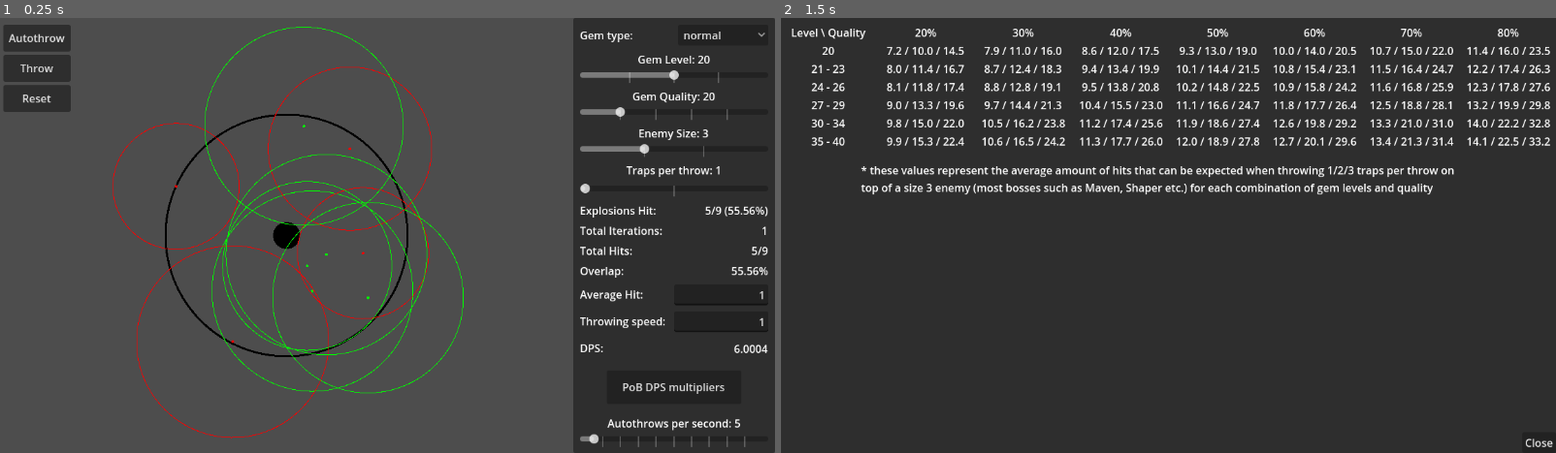
Above: before the commit, frames 1-2 (left to right).
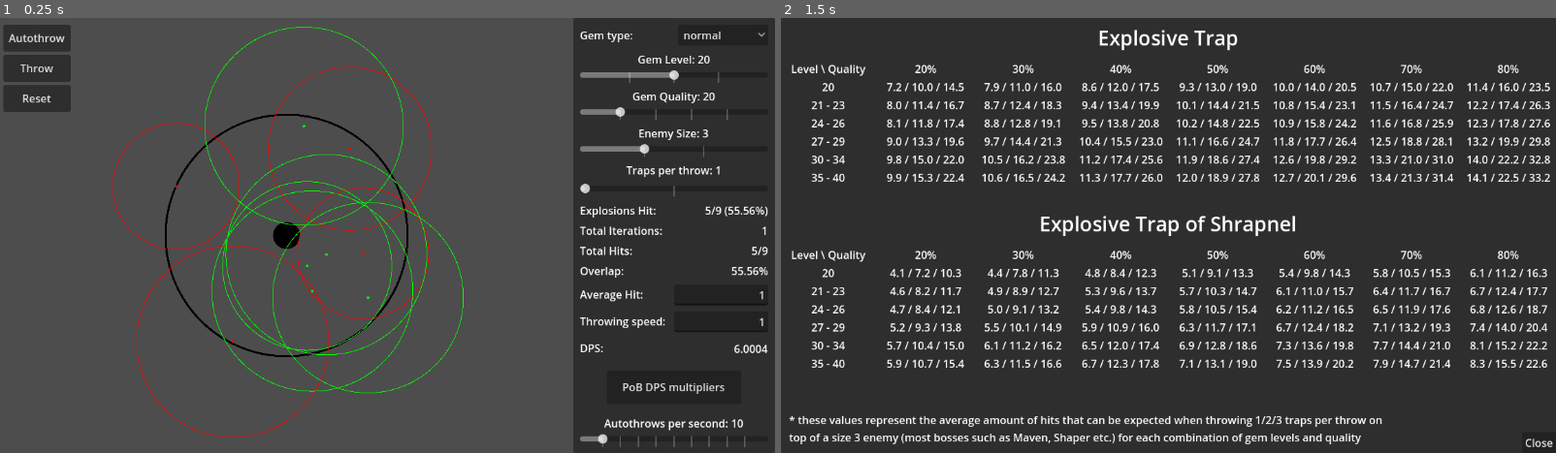
Above: after the commit, the same moments.

Repository: StillProphet/Explosive-Trap-Simulator
Game: Godot game, scene res://simulation.tscn
The game is run twice, just before and just after one commit, with the same random seed, the same clock (stepped at 60 frames per second) and the same inputs.
Inputs:
- Up to frame 1 (0.25 s): no input
- Up to frame 2 (1.5 s): click "PoB DPS multipliers" at 0.5 s

The runs differ from the first frame. In frame 1, 0.3% of the frame differs, in the area x 75-96%, y 92-98%; in frame 2, 13%, in the area x 1-100%, y 2-98%.

Commit message:
Update simulation.tscn

Diff:
--- a/simulation.tscn
+++ b/simulation.tscn
@@ -98,6 +98,7 @@
 offset_top = 130.0
 offset_right = 290.0
 offset_bottom = 150.0
+step = 10.0
 value = 20.0
 tick_count = 6
 
@@ -271,7 +272,7 @@
 offset_top = 592.0
 offset_right = 290.0
 offset_bottom = 617.0
-text = "Autothrows per second: 5"
+text = "Autothrows per second: 10"
 horizontal_alignment = 1
 
 [node name="Autothrow2" type="HSlider" parent="Stats"]
@@ -280,7 +281,7 @@
 offset_top = 617.0
 offset_right = 290.0
 offset_bottom = 637.0
-value = 5.0
+value = 10.0
 tick_count = 11
 
 [node name="Statistics" type="Button" parent="Stats"]
@@ -297,6 +298,18 @@
 offset_right = 1152.0
 offset_bottom = 648.0
 theme_override_styles/panel = SubResource("StyleBoxFlat_ngu7l")
+
+[node name="Header" type="Label" parent="Statistics"]
+layout_mode = 1
+anchors_preset = 10
+anchor_right = 1.0
+offset_top = 5.0
+offset_bottom = 53.0
+grow_horizontal = 2
+theme_override_font_sizes/font_size = 30
+text = "Explosive Trap"
+horizontal_alignment = 1
+vertical_alignment = 1
 
 [node name="CloseStatistics" type="Button" parent="Statistics"]
 layout_mode = 1
@@ -316,8 +329,8 @@
 anchors_preset = 15
 anchor_right = 1.0
 anchor_bottom = 1.0
-offset_top = 10.0
-offset_bottom = -40.0
+offset_top = 64.0
+offset_bottom = -391.0
 grow_horizontal = 2
 grow_vertical = 2
 columns = 8
@@ -658,12 +671,371 @@
 text = "14.1 / 22.5 / 33.2"
 horizontal_alignment = 1
 
+[node name="Header2" type="Label" parent="Statistics"]
+layout_mode = 1
+anchors_preset = 10
+anchor_right = 1.0
+offset_top = 282.0
+offset_bottom = 330.0
+grow_horizontal = 2
+theme_override_font_sizes/font_size = 30
+text = "Explosive Trap of Shrapnel"
+horizontal_alignment = 1
+vertical_alignment = 1
+
+[node name="GridContainer2" type="GridContainer" parent="Statistics"]
+layout_mode = 1
+anchors_preset = 15
+anchor_right = 1.0
+anchor_bottom = 1.0
+offset_top = 341.0
+offset_bottom = -114.0
+grow_horizontal = 2
+grow_vertical = 2
+columns = 8
+
+[node name="Label" type="Label" parent="Statistics/GridContainer2"]
+layout_mode = 2
+size_flags_horizontal = 3
+text = "Level \\ Quality"
+horizontal_alignment = 1
+
+[node name="Label3" type="Label" parent="Statistics/GridContainer2"]
+layout_mode = 2
+size_flags_horizontal = 3
+text = "20%"
+horizontal_alignment = 1
+
+[node name="Label4" type="Label" parent="Statistics/GridContainer2"]
+layout_mode = 2
+size_flags_horizontal = 3
+text = "30%"
+horizontal_alignment = 1
+
+[node name="Label5" type="Label" parent="Statistics/GridContainer2"]
+layout_mode = 2
+size_flags_horizontal = 3
+text = "40%"
+horizontal_alignment = 1
+
+[node name="Label6" type="Label" parent="Statistics/GridContainer2"]
+layout_mode = 2
+size_flags_horizontal = 3
+text = "50%"
+horizontal_alignment = 1
+
+[node name="Label7" type="Label" parent="Statistics/GridContainer2"]
+layout_mode = 2
+size_flags_horizontal = 3
+text = "60%"
+horizontal_alignment = 1
+
+[node name="Label8" type="Label" parent="Statistics/GridContainer2"]
+layout_mode = 2
+size_flags_horizontal = 3
+text = "70%"
+horizontal_alignment = 1
+
+[node name="Label10" type="Label" parent="Statistics/GridContainer2"]
+layout_mode = 2
+size_flags_horizontal = 3
+text = "80%"
+horizontal_alignment = 1
+
+[node name="Label9" type="Label" parent="Statistics/GridContainer2"]
+layout_mode = 2
+size_flags_horizontal = 3
+text = "20"
+horizontal_alignment = 1
+
+[node name="Label12" type="Label" parent="Statistics/GridContainer2"]
+layout_mode = 2
+size_flags_horizontal = 3
+text = "4.1 / 7.2 / 10.3"
+horizontal_alignment = 1
+
+[node name="Label13" type="Label" parent="Statistics/GridContainer2"]
+layout_mode = 2
+size_flags_horizontal = 3
+text = "4.4 / 7.8 / 11.3"
+horizontal_alignment = 1
+
+[node name="Label14" type="Label" parent="Statistics/GridContainer2"]
+layout_mode = 2
+size_flags_horizontal = 3
+text = "4.8 / 8.4 / 12.3"
+horizontal_alignment = 1
+
+[node name="Label15" type="Label" parent="Statistics/GridContainer2"]
+layout_mode = 2
+size_flags_horizontal = 3
+text = "5.1 / 9.1 / 13.3"
+horizontal_alignment = 1
+
+[node name="Label16" type="Label" parent="Statistics/GridContainer2"]
+layout_mode = 2
+size_flags_horizontal = 3
+text = "5.4 / 9.8 / 14.3"
+horizontal_alignment = 1
+
+[node name="Label17" type="Label" parent="Statistics/GridContainer2"]
+layout_mode = 2
+size_flags_horizontal = 3
+text = "5.8 / 10.5 / 15.3"
+horizontal_alignment = 1
+
+[node name="Label19" type="Label" parent="Statistics/GridContainer2"]
+layout_mode = 2
+size_flags_horizontal = 3
+text = "6.1 / 11.2 / 16.3"
+horizontal_alignment = 1
+
+[node name="Label18" type="Label" parent="Statistics/GridContainer2"]
+layout_mode = 2
+size_flags_horizontal = 3
+text = "21 - 23"
+horizontal_alignment = 1
+
+[node name="Label21" type="Label" parent="Statistics/GridContainer2"]
+layout_mode = 2
+size_flags_horizontal = 3
+text = "4.6 / 8.2 / 11.7"
+horizontal_alignment = 1
+
+[node name="Label22" type="Label" parent="Statistics/GridContainer2"]
+layout_mode = 2
+size_flags_horizontal = 3
+text = "4.9 / 8.9 / 12.7"
+horizontal_alignment = 1
+
+[node name="Label23" type="Label" parent="Statistics/GridContainer2"]
+layout_mode = 2
+size_flags_horizontal = 3
+text = "5.3 / 9.6 / 13.7"
+horizontal_alignment = 1
+
+[node name="Label24" type="Label" parent="Statistics/GridContainer2"]
+layout_mode = 2
+size_flags_horizontal = 3
+text = "5.7 / 10.3 / 14.7"
+horizontal_alignment = 1
+
+[node name="Label25" type="Label" parent="Statistics/GridContainer2"]
+layout_mode = 2
+size_flags_horizontal = 3
+text = "6.1 / 11.0 / 15.7"
+horizontal_alignment = 1
+
+[node name="Label26" type="Label" parent="Statistics/GridContainer2"]
+layout_mode = 2
+size_flags_horizontal = 3
+text = "6.4 / 11.7 / 16.7"
+horizontal_alignment = 1
+
+[node name="Label28" type="Label" parent="Statistics/GridContainer2"]
+layout_mode = 2
+size_flags_horizontal = 3
+text = "6.7 / 12.4 / 17.7"
+horizontal_alignment = 1
+
+[node name="Label27" type="Label" parent="Statistics/GridContainer2"]
+layout_mode = 2
+size_flags_horizontal = 3
+text = "24 - 26"
+horizontal_alignment = 1
+
+[node name="Label30" type="Label" parent="Statistics/GridContainer2"]
+layout_mode = 2
+size_flags_horizontal = 3
+text = "4.7 / 8.4 / 12.1"
+horizontal_alignment = 1
+
+[node name="Label31" type="Label" parent="Statistics/GridContainer2"]
+layout_mode = 2
+size_flags_horizontal = 3
+text = "5.0 / 9.1 / 13.2"
+horizontal_alignment = 1
+
+[node name="Label32" type="Label" parent="Statistics/GridContainer2"]
+layout_mode = 2
+size_flags_horizontal = 3
+text = "5.4 / 9.8 / 14.3"
+horizontal_alignment = 1
+
+[node name="Label33" type="Label" parent="Statistics/GridContainer2"]
+layout_mode = 2
+size_flags_horizontal = 3
+text = "5.8 / 10.5 / 15.4"
+horizontal_alignment = 1
+
+[node name="Label34" type="Label" parent="Statistics/GridContainer2"]
+layout_mode = 2
+size_flags_horizontal = 3
+text = "6.2 / 11.2 / 16.5"
+horizontal_alignment = 1
+
+[node name="Label35" type="Label" parent="Statistics/GridContainer2"]
+layout_mode = 2
+size_flags_horizontal = 3
+text = "6.5 / 11.9 / 17.6"
+horizontal_alignment = 1
+
+[node name="Label37" type="Label" parent="Statistics/GridContainer2"]
+layout_mode = 2
+size_flags_horizontal = 3
+text = "6.8 / 12.6 / 18.7"
+horizontal_alignment = 1
+
+[node name="Label36" type="Label" parent="Statistics/GridContainer2"]
+layout_mode = 2
+size_flags_horizontal = 3
+text = "27 - 29"
+horizontal_alignment = 1
+
+[node name="Label39" type="Label" parent="Statistics/GridContainer2"]
+layout_mode = 2
+size_flags_horizontal = 3
+text = "5.2 / 9.3 / 13.8"
+horizontal_alignment = 1
+
+[node name="Label40" type="Label" parent="Statistics/GridContainer2"]
+layout_mode = 2
+size_flags_horizontal = 3
+text = "5.5 / 10.1 / 14.9"
+horizontal_alignment = 1
+
+[node name="Label41" type="Label" parent="Statistics/GridContainer2"]
+layout_mode = 2
+size_flags_horizontal = 3
+text = "5.9 / 10.9 / 16.0"
+horizontal_alignment = 1
+
+[node name="Label42" type="Label" parent="Statistics/GridContainer2"]
+layout_mode = 2
+size_flags_horizontal = 3
+text = "6.3 / 11.7 / 17.1"
+horizontal_alignment = 1
+
+[node name="Label43" type="Label" parent="Statistics/GridContainer2"]
+layout_mode = 2
+size_flags_horizontal = 3
+text = "6.7 / 12.4 / 18.2"
+horizontal_alignment = 1
+
+[node name="Label44" type="Label" parent="Statistics/GridContainer2"]
+layout_mode = 2
+size_flags_horizontal = 3
+text = "7.1 / 13.2 / 19.3"
+horizontal_alignment = 1
+
+[node name="Label46" type="Label" parent="Statistics/GridContainer2"]
+layout_mode = 2
+size_flags_horizontal = 3
+text = "7.4 / 14.0 / 20.4"
+horizontal_alignment = 1
+
+[node name="Label45" type="Label" parent="Statistics/GridContainer2"]
+layout_mode = 2
+size_flags_horizontal = 3
+text = "30 - 34"
+horizontal_alignment = 1
+
+[node name="Label48" type="Label" parent="Statistics/GridContainer2"]
+layout_mode = 2
+size_flags_horizontal = 3
+text = "5.7 / 10.4 / 15.0"
+horizontal_alignment = 1
+
+[node name="Label49" type="Label" parent="Statistics/GridContainer2"]
+layout_mode = 2
+size_flags_horizontal = 3
+text = "6.1 / 11.2 / 16.2"
+horizontal_alignment = 1
+
+[node name="Label50" type="Label" parent="Statistics/GridContainer2"]
+layout_mode = 2
+size_flags_horizontal = 3
+text = "6.5 / 12.0 / 17.4"
+horizontal_alignment = 1
+
+[node name="Label51" type="Label" parent="Statistics/GridContainer2"]
+layout_mode = 2
+size_flags_horizontal = 3
+text = "6.9 / 12.8 / 18.6"
+horizontal_alignment = 1
+
+[node name="Label52" type="Label" parent="Statistics/GridContainer2"]
+layout_mode = 2
+size_flags_horizontal = 3
+text = "7.3 / 13.6 / 19.8"
+horizontal_alignment = 1
+
+[node name="Label53" type="Label" parent="Statistics/GridContainer2"]
+layout_mode = 2
+size_flags_horizontal = 3
+text = "7.7 / 14.4 / 21.0"
+horizontal_alignment = 1
+
+[node name="Label55" type="Label" parent="Statistics/GridContainer2"]
+layout_mode = 2
+size_flags_horizontal = 3
+text = "8.1 / 15.2 / 22.2"
+horizontal_alignment = 1
+
+[node name="Label54" type="Label" parent="Statistics/GridContainer2"]
+layout_mode = 2
+size_flags_horizontal = 3
+text = "35 - 40"
+horizontal_alignment = 1
+
+[node name="Label57" type="Label" parent="Statistics/GridContainer2"]
+layout_mode = 2
+size_flags_horizontal = 3
+text = "5.9 / 10.7 / 15.4"
+horizontal_alignment = 1
+
+[node name="Label58" type="Label" parent="Statistics/GridContainer2"]
+layout_mode = 2
+size_flags_horizontal = 3
+text = "6.3 / 11.5 / 16.6"
+horizontal_alignment = 1
+
+[node name="Label59" type="Label" parent="Statistics/GridContainer2"]
+layout_mode = 2
+size_flags_horizontal = 3
+text = "6.7 / 12.3 / 17.8"
+horizontal_alignment = 1
+
+[node name="Label60" type="Label" parent="Statistics/GridContainer2"]
+layout_mode = 2
+size_flags_horizontal = 3
+text = "7.1 / 13.1 / 19.0"
+horizontal_alignment = 1
+
+[node name="Label61" type="Label" parent="Statistics/GridContainer2"]
+layout_mode = 2
+size_flags_horizontal = 3
+text = "7.5 / 13.9 / 20.2"
+horizontal_alignment = 1
+
+[node name="Label62" type="Label" parent="Statistics/GridContainer2"]
+layout_mode = 2
+size_flags_horizontal = 3
+text = "7.9 / 14.7 / 21.4"
+horizontal_alignment = 1
+
+[node name="Label63" type="Label" parent="Statistics/GridContainer2"]
+layout_mode = 2
+size_flags_horizontal = 3
+text = "8.3 / 15.5 / 22.6"
+horizontal_alignment = 1
+
 [node name="Label" type="Label" parent="Statistics"]
 layout_mode = 0
-offset_left = 119.0
-offset_top = 215.0
-offset_right = 1013.0
-offset_bottom = 464.0
+offset_left = 12.0
+offset_top = 587.0
+offset_right = 906.0
+offset_bottom = 645.0
 text = "* these values represent the average amount of hits that can be expected when throwing 1/2/3 traps per throw on top of a size 3 enemy (most bosses such as Maven, Shaper etc.) for each combination of gem levels and quality"
 autowrap_mode = 2
 
